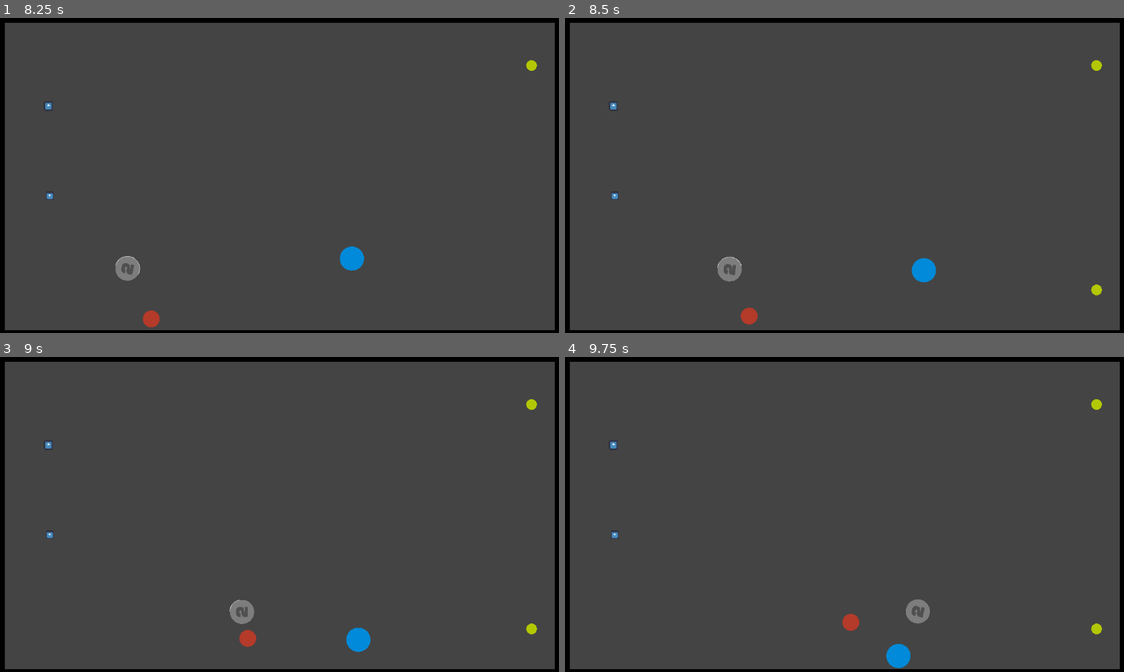
Above: before the commit, frames 1-4 (two rows, left to right).
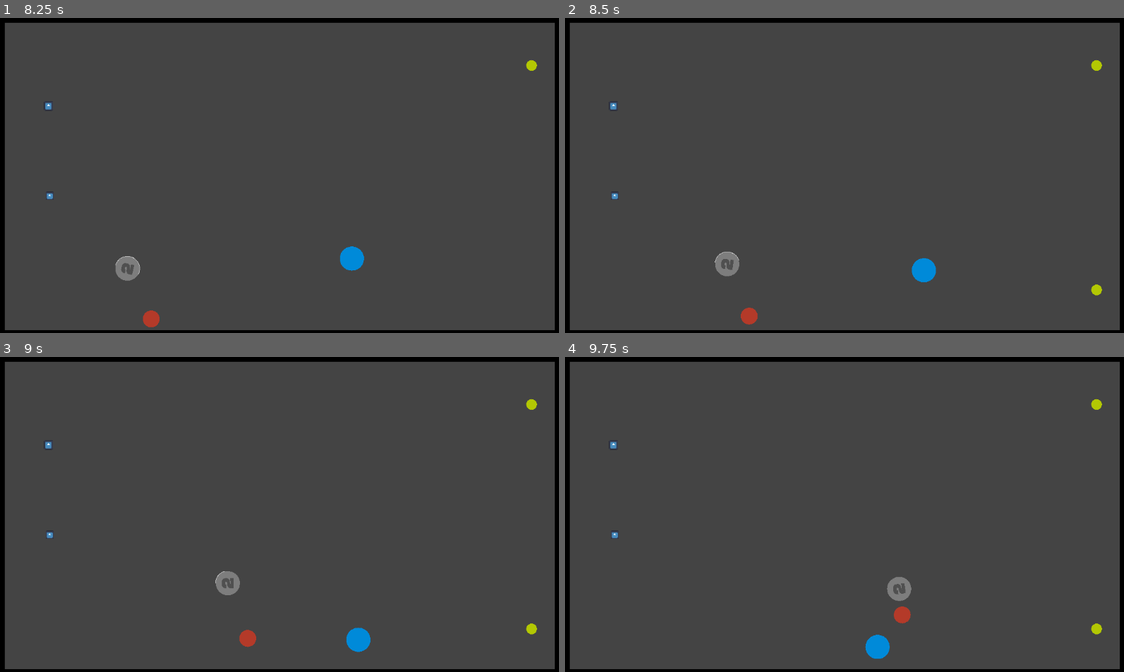
Above: after the commit, the same moments.

Repository: Coolfede97/Bots-League
Game: Godot game, scene res://PRUEBAS/pruebas.tscn
Two runs of this game, one before a commit and one after it. Both use one fixed random seed, a clock stepped at 60 frames per second and the inputs below. The engine's default icon, where the game draws it, is replaced by a stand-in: a white triangle on a blue panel in a dark square.
Inputs (mouse positions are in pixels of both pictures, inside the frame that each line leads up to):
- Up to frame 1 (8.25 s): tap Enter (ui_accept) at 0.5, 0.77, 1.52, 3.02, 3.77, 4.52, 6.02, 6.77, 7.52 s; move the mouse to (402, 159) at 0.52 s; press the mouse at (402, 159) at 0.53 s; hold Right (ui_right) 0.53-1.28 s; move the mouse to (167, 191) at 1.27 s; release the mouse at (167, 191) at 1.28 s; hold Down (ui_down) 1.28-2.03 s; right-click (167, 191) at 1.35 s; move the mouse to (335, 106) at 2.02 s; press the mouse at (335, 106) at 2.03 s; hold Right (ui_right) 2.03-2.78 s; move the mouse to (251, 238) at 2.77 s; release the mouse at (251, 238) at 2.78 s; hold Up (ui_up) 2.78-3.53 s; right-click (251, 238) at 2.85 s; move the mouse to (447, 222) at 3.52 s; press the mouse at (447, 222) at 3.53 s; hold Left (ui_left) 3.53-5.03 s; move the mouse to (111, 128) at 4.27 s; release the mouse at (111, 128) at 4.28 s; right-click (111, 128) at 4.35 s; move the mouse to (307, 175) at 5.02 s; press the mouse at (307, 175) at 5.03 s; hold Down (ui_down) 5.03-5.78 s; move the mouse to (195, 93) at 5.77 s; release the mouse at (195, 93) at 5.78 s; hold Right (ui_right) 5.78-6.53 s; right-click (195, 93) at 5.85 s; move the mouse to (402, 159) at 6.52 s; press the mouse at (402, 159) at 6.53 s; hold Up (ui_up) 6.53-7.28 s; move the mouse to (167, 191) at 7.27 s; release the mouse at (167, 191) at 7.28 s; hold Right (ui_right) 7.28-8.03 s; right-click (167, 191) at 7.35 s; move the mouse to (335, 106) at 8.02 s; press the mouse at (335, 106) at 8.03 s; hold Down (ui_down) from 8.03 s (still down)
- Up to frame 2 (8.5 s): keep holding Down (ui_down)
- Up to frame 3 (9 s): move the mouse to (251, 577) at 8.77 s; release Down (ui_down) at 8.78 s; release the mouse at (251, 577) at 8.78 s; hold Left (ui_left) from 8.78 s (still down); right-click (251, 577) at 8.85 s
- Up to frame 4 (9.75 s): tap Enter (ui_accept) at 9.02 s; move the mouse to (1012, 561) at 9.52 s; release Left (ui_left) at 9.53 s; press the mouse at (1012, 561) at 9.53 s; hold Up (ui_up) from 9.53 s (still down)

Frame 1 is identical in both runs. In frame 2, 0.2% of the frame differs, in the area x 26-32%, y 74-84%; in frame 3, 0.4%; in frame 4, 1.2%, in the area x 49-66%, y 69-99%.

Commit message:
Update Bot2.gd

Diff:
--- a/Bots/2/Bot2.gd
+++ b/Bots/2/Bot2.gd
@@ -83,6 +83,14 @@
 		cronometer+=get_process_delta_time()
 		if cronometer>5:
 			resetScript()
+	elif position.distance_to(ball.position)<115:
+		cronometer+=get_process_delta_time()
+		if cronometer>3:
+			var direction=hypotenuseNormalized(position-ball.position)
+			while (GetMagnitude(position-ball.position)<120):
+				apply_central_force(direction*walkSpeed*delta)
+				await get_tree().create_timer(0.0000001).timeout
+			cronometer=0
 	else:
 		cronometer=0
 	bot_2_ray_cast.global_rotation=0
